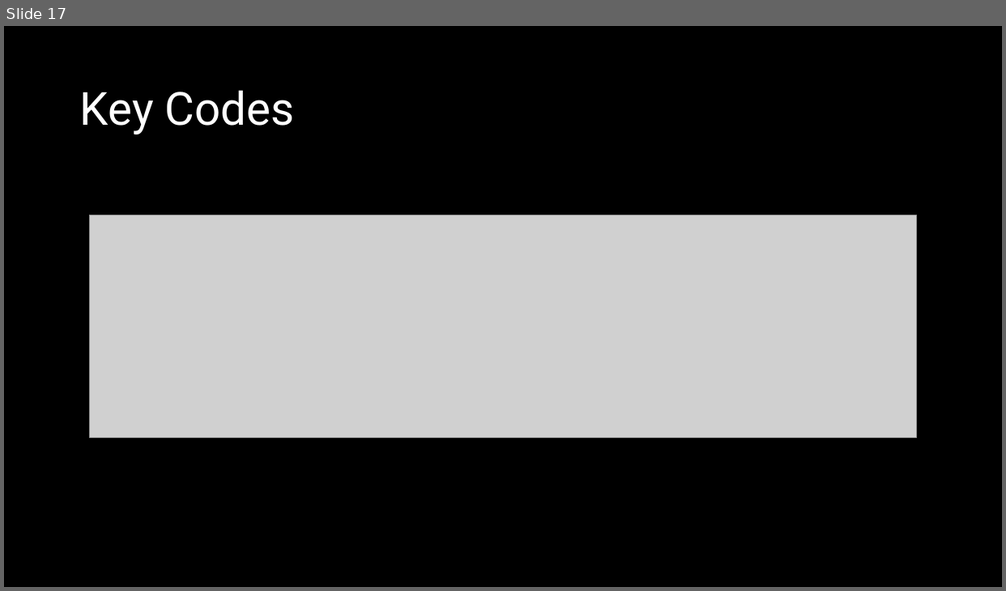
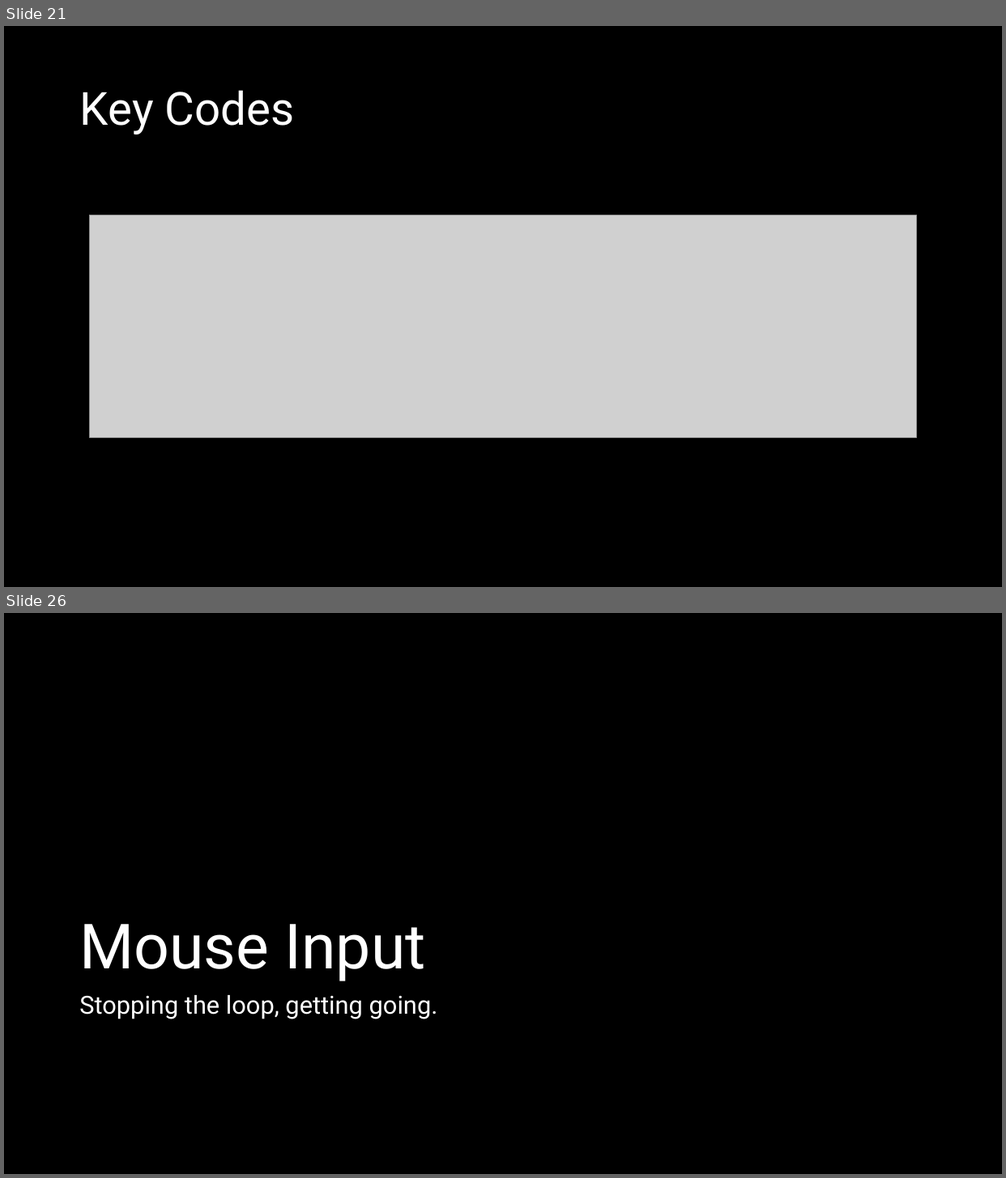
Before and after one commit to crhallberg/IMM120, a slide deck: Presentations/Sept 11 - Class 2.pptx. Shown one above the other, each under a label of ours: slide 17 before the commit, slides 21 and 26 after it; the slides between them are not shown. The pictures are 1006x591 and 1006x1178 pixels, drawn with LibreOffice and Linux fonts; fonts in the diff are those of the drawing; grey boxes stand for pictures. Boxes give left, top, right and bottom in pixels: in the first picture for what was removed or moved away, otherwise in the second. Text is boxed around its words. In the diff, an @@ line names an element or a change of style, - is before the commit and + after.

```diff
--- a/Presentations/Sept 11 - Class 2.pptx
+++ b/Presentations/Sept 11 - Class 2.pptx
@@ slide 26 added at <box>4,613,1002,1174</box>, background #000000 @@
@@ title added at <box>79,924,426,982</box>, 60 pt, text #FFFFFF @@
+Mouse Input
@@ text added at <box>79,995,438,1020</box>, 24 pt, text #FFFFFF @@
+Stopping the loop, getting going.
@@ what was slide 17 is now slide 21 @@
```
Also in this commit, not shown: 2 slides changed, 13 other slides added, 3 slides removed, 3 other files.
